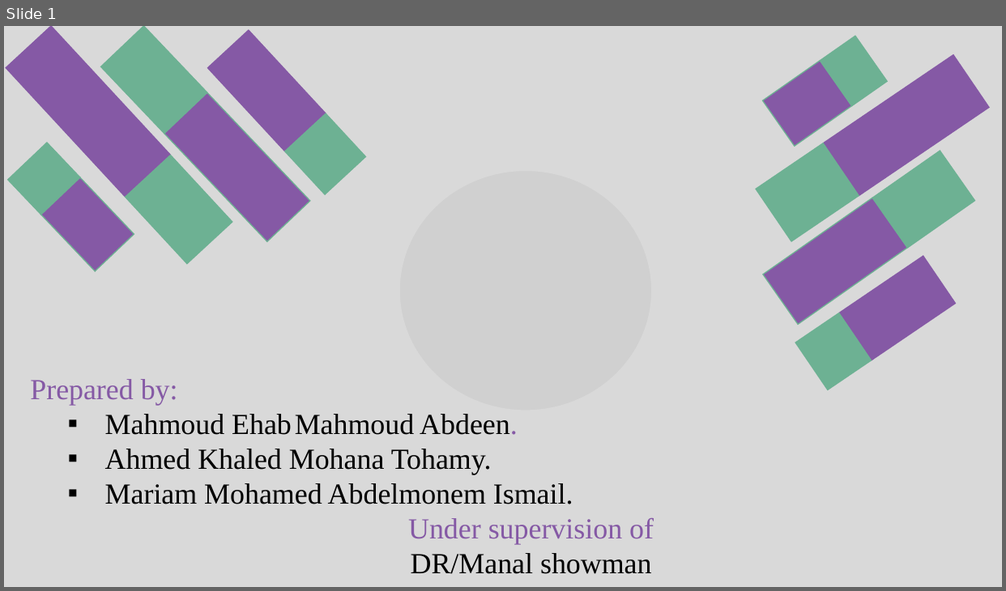
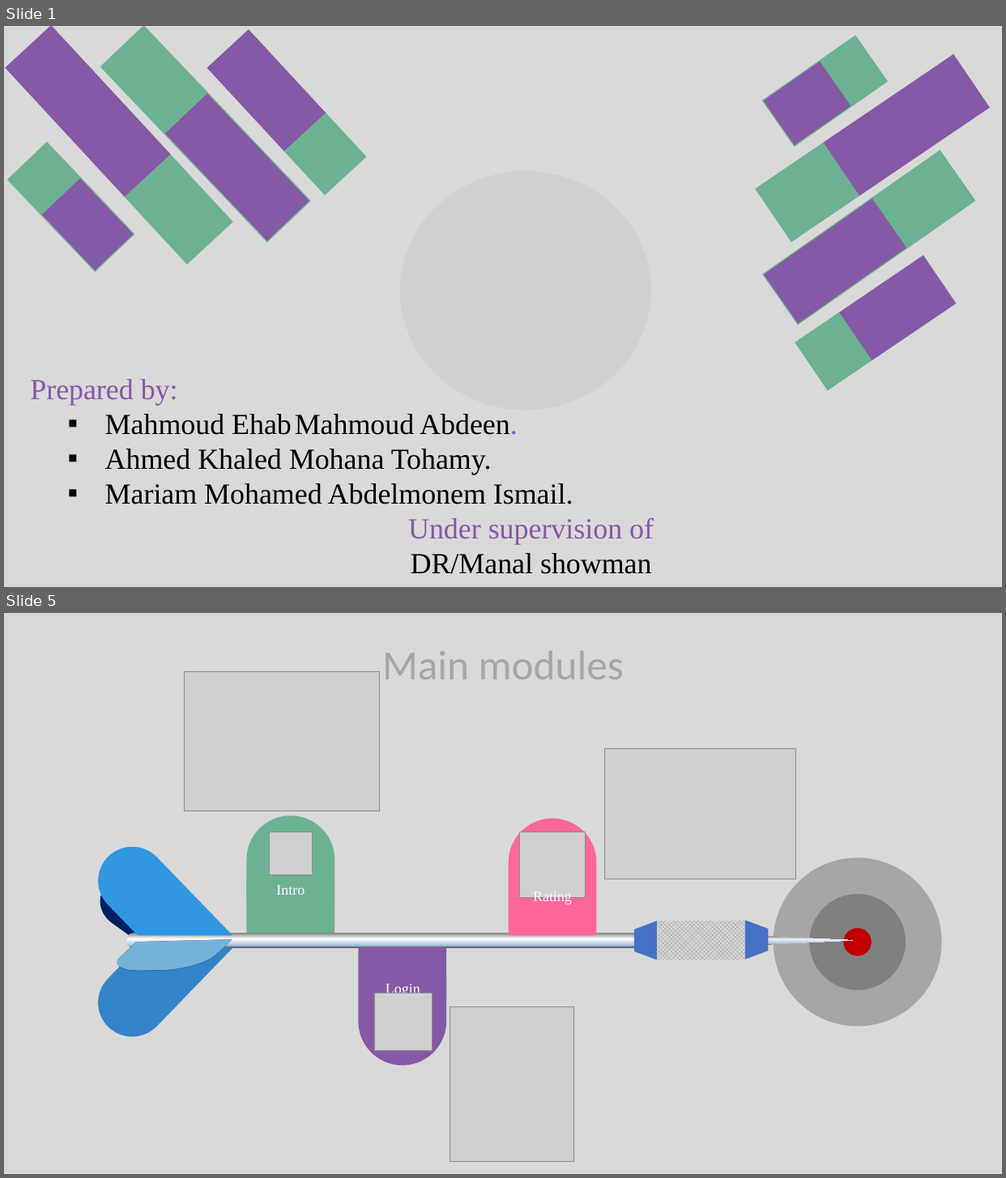
Before and after one commit to M-627/Bug-Tracking-System, a slide deck: documents & diagrams/Presentation1.pptx. Shown one above the other, each under a label of ours: slide 1 before the commit, slides 1 and 5 after it; the slides between them are not shown. The pictures are 1006x591 and 1006x1178 pixels, drawn with LibreOffice and Linux fonts; fonts in the diff are those of the drawing; grey boxes stand for pictures. Boxes give left, top, right and bottom in pixels: in the first picture for what was removed or moved away, otherwise in the second. Text is boxed around its words. In the diff, an @@ line names an element or a change of style, - is before the commit and + after.

```diff
--- a/documents & diagrams/Presentation1.pptx
+++ b/documents & diagrams/Presentation1.pptx
@@ slide 5 added at box(4, 613, 1002, 1174), background #D9D9D9 @@
@@ text added at box(382, 651, 624, 679), 40 pt, text #A6A6A6 @@
+Main modules
@@ picture added at box(185, 671, 380, 811) @@
@@ picture added at box(605, 748, 796, 879) @@
@@ round same rect added at box(246, 815, 335, 934), fill #6DB193 @@
@@ round same rect added at box(509, 819, 597, 936), fill #FF6699 @@
@@ picture added at box(269, 833, 313, 875) @@
@@ picture added at box(520, 833, 586, 898) @@
@@ rectangle added at box(246, 877, 335, 903), fill #6DB193, 14 pt, text #FFFFFF @@
+Intro
@@ ellipse added at box(774, 858, 942, 1026), fill #A6A6A6 @@
@@ text added at box(533, 891, 572, 905), 14 pt, text #FFFFFF @@
+Rating
@@ ellipse added at box(809, 895, 906, 990), fill #808080 @@
@@ group added at box(84, 833, 854, 1050): 3 freeform shapes, 2 trapezoids, 1 triangle, 1 rounded rectangle, 1 round same rect, 1 rectangle @@
@@ ellipse added at box(844, 928, 872, 956), fill #C00000 @@
@@ round same rect added at box(358, 948, 446, 1066), fill #8559A5 @@
@@ picture added at box(374, 994, 432, 1051) @@
@@ text added at box(386, 983, 420, 998), 14 pt, text #FFFFFF @@
+Login
@@ picture added at box(450, 1007, 573, 1161) @@
```
Also in this commit, not shown: 10 slides changed, 6 other slides added, 42 other files.
